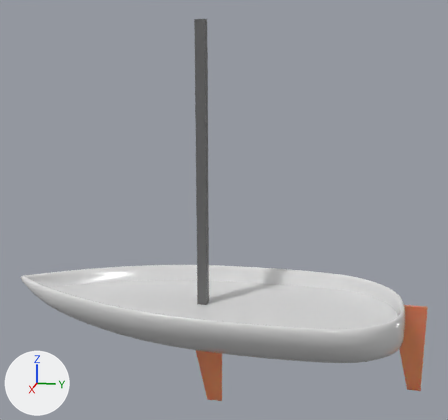
The Blender file boat/Art/Boat/Boat.blend: old version first, new version second.
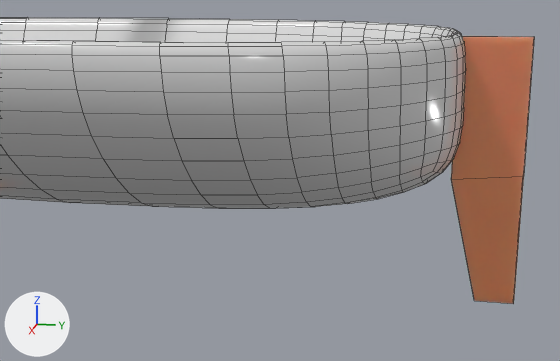
Each version appears first whole from a 50 mm camera at (6.19, 0.96, 3.18) aimed at (-0.06, -0.29, 1.62), and next in a close-up from a 50 mm camera at (2.73, 1.51, 0.87) aimed at (0.15, 1.0, 0.23). Lighting does not change. The marker at lower left points along +X, +Y and +Z. The close-ups show mesh edges as thin lines.

Objects in the first close-up: 'Hull', 'Rudder'.
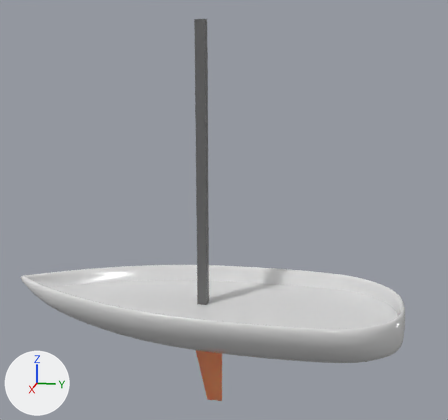
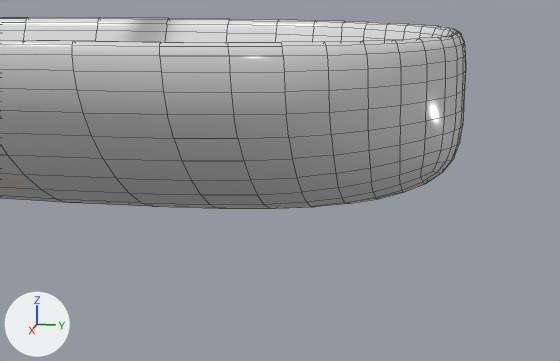
Changed parts and their boxes [x1, y1, x2, y2] in the close-ups (560 x 361 px):
'Rudder', deleted
    before: [451, 36, 534, 304]

The edits, one by one:
Object 'Rudder' (ob_rudder) is deleted.
